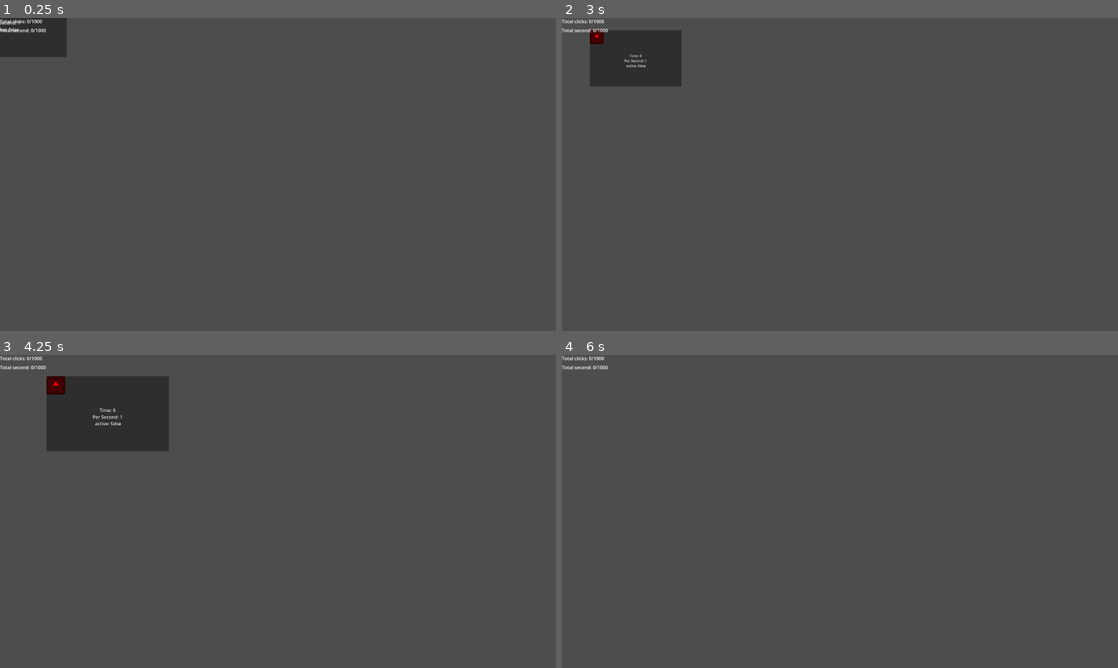
Above: before the commit, frames 1-4 (two rows, left to right).
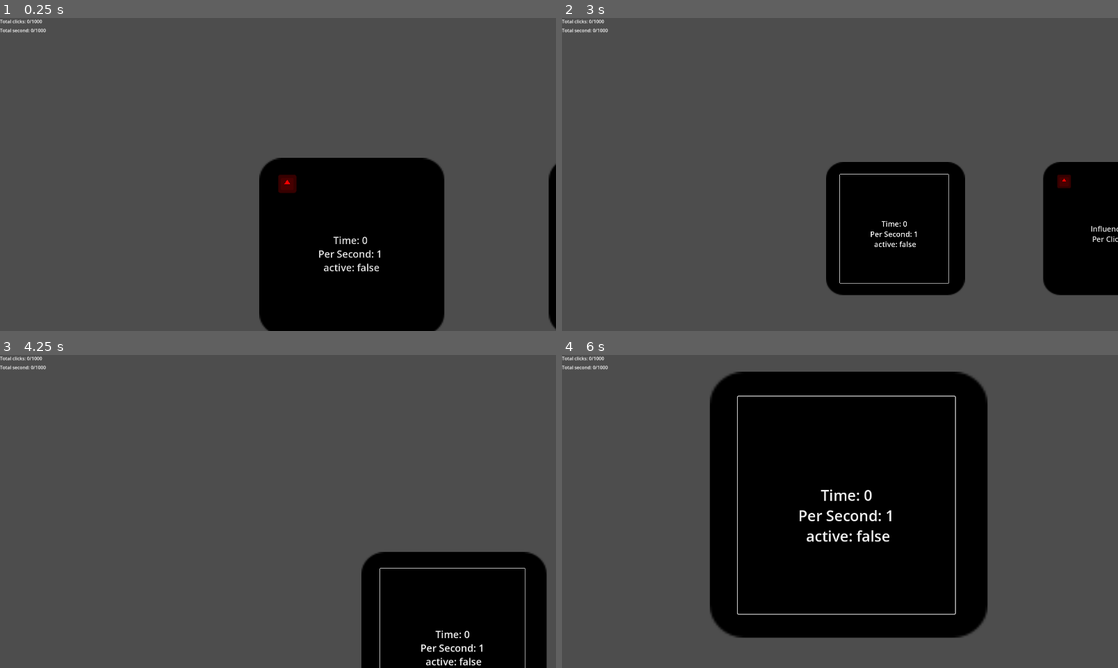
Above: after the commit, the same moments.

Repository: WilliamAHoffman/EmergentUniverse
Game: Godot game, scene res://scenes/root.tscn
Same seed, same stepped clock (60 frames per second), same inputs: the game is played once before the commit and once after it. The engine's default icon, where the game draws it, is replaced by a stand-in: a white triangle on a blue panel in a dark square.
Inputs (mouse positions are in pixels of both pictures, inside the frame that each line leads up to):
- Up to frame 1 (0.25 s): no input
- Up to frame 2 (3 s): click "Time: 0 Per Second: 1 active:…" at 0.5 s; click "Time: 0 Per Second: 1 active:…" at 1.25 s; click "Time: 0 Per Second: 1 active:…" at 2 s; tap Enter at 2.75 s; move the mouse to (962, 158) at 2.77 s; tap Mouse wheel down (wheel_down) at 2.85 s; click (962, 158) at 2.92 s
- Up to frame 3 (4.25 s): tap Mouse wheel up (wheel_up) at 3.05 s; tap Space at 3.5 s; drag from (166, 527) to (250, 574) at 3.52 s
- Up to frame 4 (6 s): tap Enter at 4.25, 5.75 s; move the mouse to (895, 442) at 4.27 s; click (895, 442) at 4.35 s; tap Mouse wheel up (wheel_up) at 4.55, 5.85 s; tap Space at 5 s; drag from (812, 574) to (673, 464) at 5.02 s; move the mouse to (1006, 558) at 5.77 s; click (1006, 558) at 5.92 s

The runs differ from the first frame. In frame 1, 20% of the frame differs, in the area x 0-100%, y 0-100%; in frame 2, 19%; in frame 3, 17%; in frame 4, 42%, in the area x 26-77%, y 5-91%.

Commit message:
added connecting line visibility and new button pos in data

Diff:
--- a/scenes/button_template.tscn
+++ /dev/null
@@ -1,8 +0,0 @@
-[gd_scene format=3 uid="uid://drw5hl6heh8h0"]
-
-[node name="Node2D" type="Button"]
-offset_right = 200.0
-offset_bottom = 200.0
-size_flags_horizontal = 3
-size_flags_vertical = 3
-metadata/_edit_use_anchors_ = true
--- /dev/null
+++ b/scenes/buttontemplate.tscn
@@ -0,0 +1,18 @@
+[gd_scene load_steps=2 format=3 uid="uid://cl6d75n82h72j"]
+
+[ext_resource type="Texture2D" uid="uid://dcvi1syoqlrg5" path="res://sprites/icon.svg" id="1_cpg6o"]
+
+[node name="Button" type="Button"]
+offset_right = 500.0
+offset_bottom = 500.0
+size_flags_horizontal = 4
+theme_type_variation = &"FlatButton"
+theme_override_font_sizes/font_size = 34
+text = "hello"
+
+[node name="Sprite2D" type="Sprite2D" parent="."]
+modulate = Color(0, 0, 0, 1)
+z_index = -1
+position = Vector2(255.12, 249)
+scale = Vector2(5, 4.778)
+texture = ExtResource("1_cpg6o")
--- a/scenes/root.tscn
+++ b/scenes/root.tscn
@@ -43,90 +43,6 @@
 anchors_preset = 0
 metadata/_edit_use_anchors_ = true
 
-[node name="LoadedButtons" type="Node2D" parent="ButtonManagerControl"]
-
-[node name="ResourceTime" type="Button" parent="ButtonManagerControl/LoadedButtons"]
-offset_left = -1152.0
-offset_top = -664.0
-offset_right = -729.0
-offset_bottom = -405.0
-size_flags_horizontal = 4
-text = "time"
-
-[node name="ResourceInfluence" type="Button" parent="ButtonManagerControl/LoadedButtons"]
-offset_left = -3055.0
-offset_top = -1764.0
-offset_right = -2632.0
-offset_bottom = -1505.0
-text = "influence"
-
-[node name="ResourceWaveFunction" type="Button" parent="ButtonManagerControl/LoadedButtons"]
-offset_left = -1127.0
-offset_top = 982.0
-offset_right = -704.0
-offset_bottom = 1241.0
-text = "wavefunction"
-
-[node name="ResourceVirtualParticle" type="Button" parent="ButtonManagerControl/LoadedButtons"]
-offset_left = -1884.0
-offset_top = -499.0
-offset_right = -1461.0
-offset_bottom = -240.0
-text = "virtualparticle"
-
-[node name="ActionQuark" type="Button" parent="ButtonManagerControl/LoadedButtons"]
-offset_left = -3926.0
-offset_top = -564.0
-offset_right = -3503.0
-offset_bottom = -305.0
-text = "quark"
-
-[node name="ResourceUpQuark" type="Button" parent="ButtonManagerControl/LoadedButtons"]
-offset_left = -2272.0
-offset_top = -1421.0
-offset_right = -1849.0
-offset_bottom = -1162.0
-text = "upquark
-"
-
-[node name="ResourceDownQuark" type="Button" parent="ButtonManagerControl/LoadedButtons"]
-offset_left = -2032.0
-offset_top = 545.0
-offset_right = -1609.0
-offset_bottom = 804.0
-size_flags_horizontal = 4
-size_flags_vertical = 4
-text = "downquark"
-
-[node name="ShopQuantumFoam" type="Button" parent="ButtonManagerControl/LoadedButtons"]
-offset_left = -2913.0
-offset_top = 772.0
-offset_right = -2490.0
-offset_bottom = 1031.0
-text = "quantumfoam
-"
-
-[node name="ShopEntanglement" type="Button" parent="ButtonManagerControl/LoadedButtons"]
-offset_left = -3938.0
-offset_top = 796.0
-offset_right = -3515.0
-offset_bottom = 1055.0
-text = "entanglement"
-
-[node name="ResourceProton" type="Button" parent="ButtonManagerControl/LoadedButtons"]
-offset_left = -4075.0
-offset_top = -1301.0
-offset_right = -3652.0
-offset_bottom = -1042.0
-text = "proton"
-
-[node name="ResourceNeutron" type="Button" parent="ButtonManagerControl/LoadedButtons"]
-offset_left = -1145.0
-offset_top = -1121.0
-offset_right = -722.0
-offset_bottom = -862.0
-text = "neutron"
-
 [node name="ButtonManager" type="Node2D" parent="ButtonManagerControl" node_paths=PackedStringArray("button_manager", "resource_manager", "button_timer", "bonus_manager", "loaded_buttons")]
 script = ExtResource("1_u0srf")
 button_manager = NodePath("..")
@@ -142,6 +58,8 @@
 script = ExtResource("5_mawb6")
 button_manager = NodePath("..")
 
+[node name="LoadedButtons" type="Node2D" parent="ButtonManagerControl"]
+
 [node name="ResourceManager" type="Node2D" parent="."]
 script = ExtResource("2_os0tv")
 
--- a/scripts/button scripts/button_manager.gd
+++ b/scripts/button scripts/button_manager.gd
@@ -9,8 +9,8 @@
 @export var loaded_buttons : Node2D
 var buttons : Dictionary
 var resources : Dictionary
-var button_children : Array
 var bonuses : Dictionary
+var button_pos : Dictionary
 
 func _ready():
 	await owner.ready
@@ -18,14 +18,14 @@
 	resources = resource_manager.resources
 	bonuses = bonus_manager.bonuses
 	_import_button_data("res://data/button_data.txt")
-	_get_buttons()
+	_create_buttons()
 	_add_button_data()
-	for button in button_children:
+	for button in loaded_buttons.get_children():
 		_update_bonuses(button)
 
 
 func _physics_process(delta):
-	for button in button_children:
+	for button in loaded_buttons.get_children():
 		_unlock_buttons(button)
 		buttons[button.name].update_text()
 		_update_button_active(button)
@@ -58,7 +58,7 @@
 		button_timer.start()
 	if !buttons["ResourceTime"].unpause_timer:
 		button_timer.stop()
-	for button in button_children:
+	for button in loaded_buttons.get_children():
 		buttons[button.name].unpause_timer = buttons["ResourceTime"].unpause_timer
 
 
@@ -130,6 +130,8 @@
 					_apply_bonuses(dict_name, bonuses[words[1]], buttons[dict_name])
 				else:
 					_apply_bonuses(dict_name, bonuses[words[1]], buttons[words[2]])
+			elif words[0] == "pos":
+				button_pos[dict_name] = Vector2(int(words[1]), int(words[2]))
 	file.close()
 
 
@@ -159,7 +161,7 @@
 
 
 func _add_button_data():
-	for button in button_children:
+	for button in loaded_buttons.get_children():
 		button.connect("gui_input",_on_button_pressed.bind(button))
 		button.connect("mouse_entered",_on_button_hovered.bind(button))
 		buttons[button.name].button = button
@@ -193,7 +195,7 @@
 
 func _on_resource_timer_timeout():
 	Player.total_seconds += 1
-	for button in button_children:
+	for button in loaded_buttons.get_children():
 		if buttons[button.name].add_resource != null:
 			if buttons[button.name].unpause_timer and buttons[button.name].on_timer_active:
 				buttons[button.name]._on_activate("second")
@@ -207,9 +209,12 @@
 			buttons[button.name].on_timer_active = true
 
 
-func _get_buttons():
-	for button in loaded_buttons.get_children():
-		button_children.append(button)
+func _create_buttons():
+	for button in buttons:
+		var template = preload("res://scenes/buttontemplate.tscn").instantiate()
+		template.name = button
+		loaded_buttons.add_child(template)
+		template.position = button_pos[button]
 
 
 func _on_visibility_changed(location):
--- a/scripts/button scripts/line_manager.gd
+++ b/scripts/button scripts/line_manager.gd
@@ -7,16 +7,34 @@
 func _ready():
 	buttons = button_manager.buttons
 	await owner.ready
-	EventBus.connect("unlock_button", _create_lines)
+	EventBus.connect("unlock_button", _create_all_lines)
 
 
-func _create_lines(in_button : Button):
-	for cost in buttons[in_button.name].cost:
+func _check_all_lines():
+	for line in lines:
+		if !line.line.visible:
+			print(line)
+			print(line.sender)
+			print(line.reciever)
+			if line.sender.is_unlocked and line.reciever.is_unlocked:
+				line.line.visible = true
+
+
+func _create_all_lines(in_button):
+	_create_lines(in_button, buttons[in_button.name].cost, "cost", Color(96,96,96))
+	_create_lines(in_button, buttons[in_button.name].add_random_resources, "random", Color(102,0,102))
+
+	_check_all_lines()
+
+
+func _create_lines(in_button : Button, recievers, type : String, color : Color):
+	for item in recievers:
 		var newline = LineData.new()
 		newline.line = Line2D.new()
-		newline.reciever = buttons["Resource" + str(cost.dict_name)]
+		newline.reciever = buttons["Resource" + str(item.dict_name)]
 		newline.sender = buttons[in_button.name]
-		newline.type = "cost"
+		newline.type = type
+		newline.line.default_color = color
 		_draw_line(newline.sender.button, newline.reciever.button, newline.line)
 		lines.append(newline)
 
@@ -26,4 +44,5 @@
 	line.add_point(start)
 	line.add_point(end)
 	line.z_index = -1
+	line.visible = false
 	add_child(line)
--- a/scripts/camera scripts/camera_script.gd
+++ b/scripts/camera scripts/camera_script.gd
@@ -12,9 +12,11 @@
 
 func _zoom():
 	if Input.is_action_just_released('wheel_down'):
-		set_zoom(get_zoom() - Vector2(0.25, 0.25))
-	if Input.is_action_just_released('wheel_up'): #and get_zoom() > Vector2.ONE:
-		set_zoom(get_zoom() + Vector2(0.25, 0.25))
+		if get_zoom() - Vector2(0.25, 0.25) != Vector2(0,0):
+			set_zoom(get_zoom() - Vector2(0.25, 0.25))
+	if Input.is_action_just_released('wheel_up'):
+		if get_zoom() + Vector2(0.25, 0.25) != Vector2(0,0):
+			set_zoom(get_zoom() + Vector2(0.25, 0.25))
 
 
 func _input(event):
Not shown, changed: data/button_data.txt
